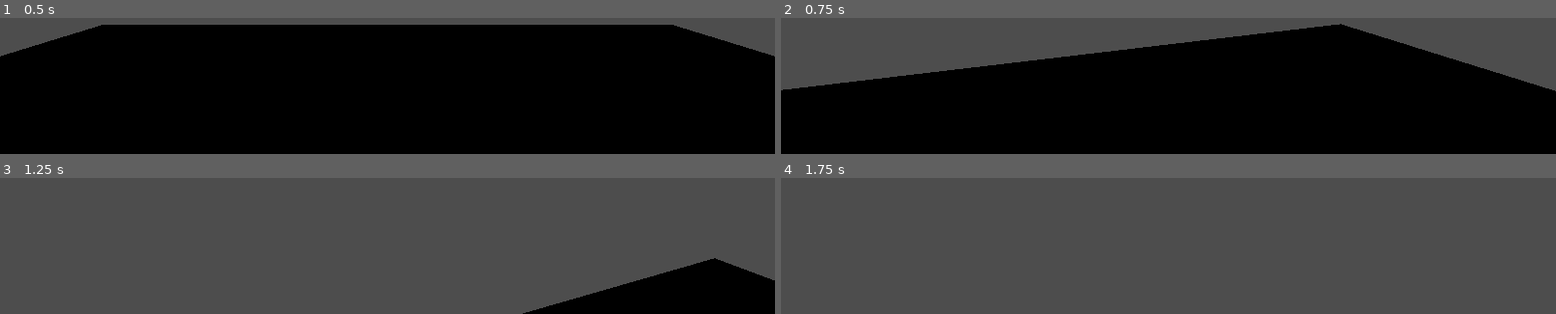
Above: before the commit, frames 1-4 (two rows, left to right).
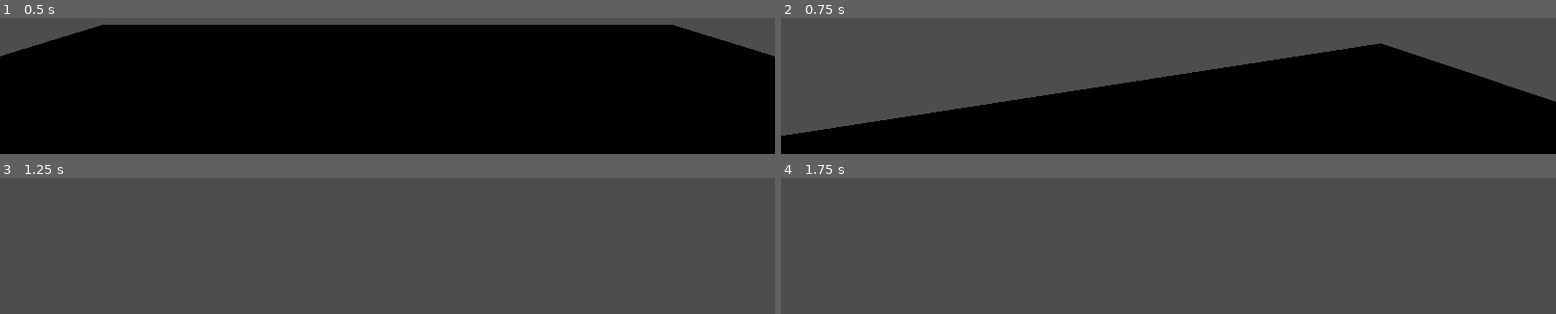
Above: after the commit, the same moments.

Repository: Garazhe/ps-horror
Game: Godot game, scene res://levels/test_room/floor.tscn
The game is run twice, just before and just after one commit, with the same random seed, the same clock (stepped at 60 frames per second) and the same inputs.
Inputs (mouse positions are in pixels of both pictures, inside the frame that each line leads up to):
- Up to frame 1 (0.5 s): no input
- Up to frame 2 (0.75 s): tap Enter (ui_accept) at 0.5 s; move the mouse to (outside the picture) at 0.52 s; hold Up (ui_up) from 0.53 s (still down); hold Shift (ui_run, bound only after the commit) from 0.53 s (still down)
- Up to frame 3 (1.25 s): keep holding Up (ui_up); keep holding Shift (ui_run, bound only after the commit); tap Enter (ui_accept) at 0.77 s
- Up to frame 4 (1.75 s): keep holding Up (ui_up); move the mouse to (outside the picture) at 1.27 s; release Shift (ui_run, bound only after the commit) at 1.28 s; tap Shift (ui_run, bound only after the commit) at 1.35 s; tap Enter (ui_accept) at 1.52 s

Frame 1 is identical in both runs. In frame 2, 21% of the frame differs, in the area x 0-100%, y 4-87%; in frame 3, 7.7%; in frame 4, nothing differs.

Commit message:
Added run on left shift

Diff:
--- a/entities/player/player.gd
+++ b/entities/player/player.gd
@@ -1,7 +1,7 @@
 extends CharacterBody3D
 
 
-const SPEED = 5.0
+
 func _ready():
 	Input.mouse_mode = Input.MOUSE_MODE_CAPTURED # Прячем курсор при старте игры
 
@@ -27,8 +27,11 @@
 
 	# Get the input direction and handle the movement/deceleration.
 	# As good practice, you should replace UI actions with custom gameplay actions.
+	var SPEED = 5.0
 	var input_dir := Input.get_vector("ui_left", "ui_right", "ui_up", "ui_down")
 	var direction := (transform.basis * Vector3(input_dir.x, 0, input_dir.y)).normalized()
+	if Input.is_action_pressed("ui_run"):
+		SPEED = 10.0
 	if direction:
 		velocity.x = direction.x * SPEED
 		velocity.z = direction.z * SPEED
@@ -36,4 +39,5 @@
 		velocity.x = move_toward(velocity.x, 0, SPEED)
 		velocity.z = move_toward(velocity.z, 0, SPEED)
 
+
 	move_and_slide()
--- a/project.godot
+++ b/project.godot
@@ -49,6 +49,11 @@
 , Object(InputEventKey,"resource_local_to_scene":false,"resource_name":"","device":-1,"window_id":0,"alt_pressed":false …(183 unchanged characters)…
 ]
 }
+ui_run={
+"deadzone": 0.2,
+"events": [Object(InputEventKey,"resource_local_to_scene":false,"resource_name":"","device":-1,"window_id":0,"alt_pressed":false,"shift_pressed":false,"ctrl_pressed":false,"meta_pressed":false,"pressed":false,"keycode":0,"physical_keycode":4194325,"key_label":0,"unicode":0,"location":0,"echo":false,"script":null)
+]
+}
 
 [physics]
 
